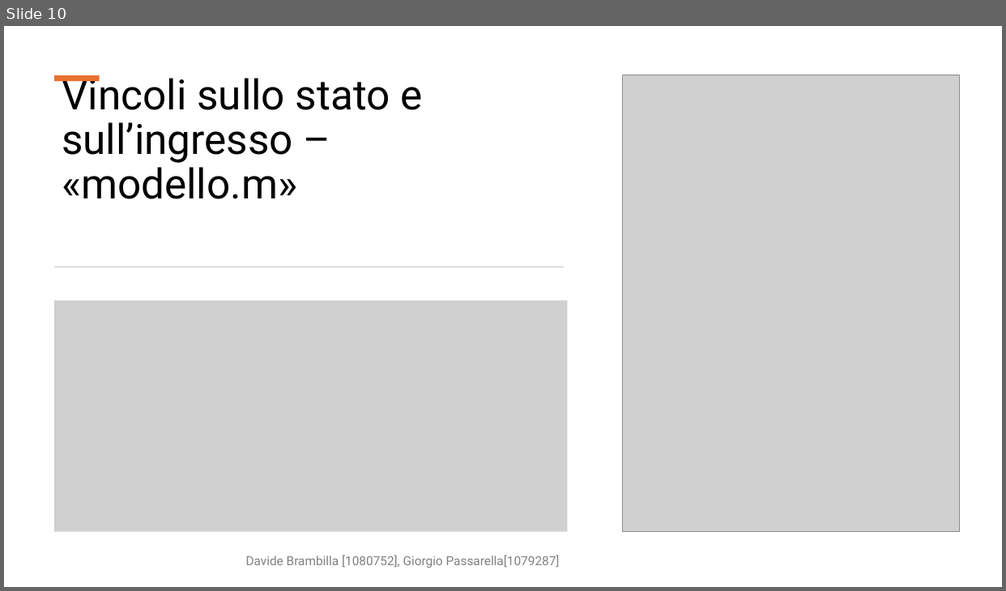
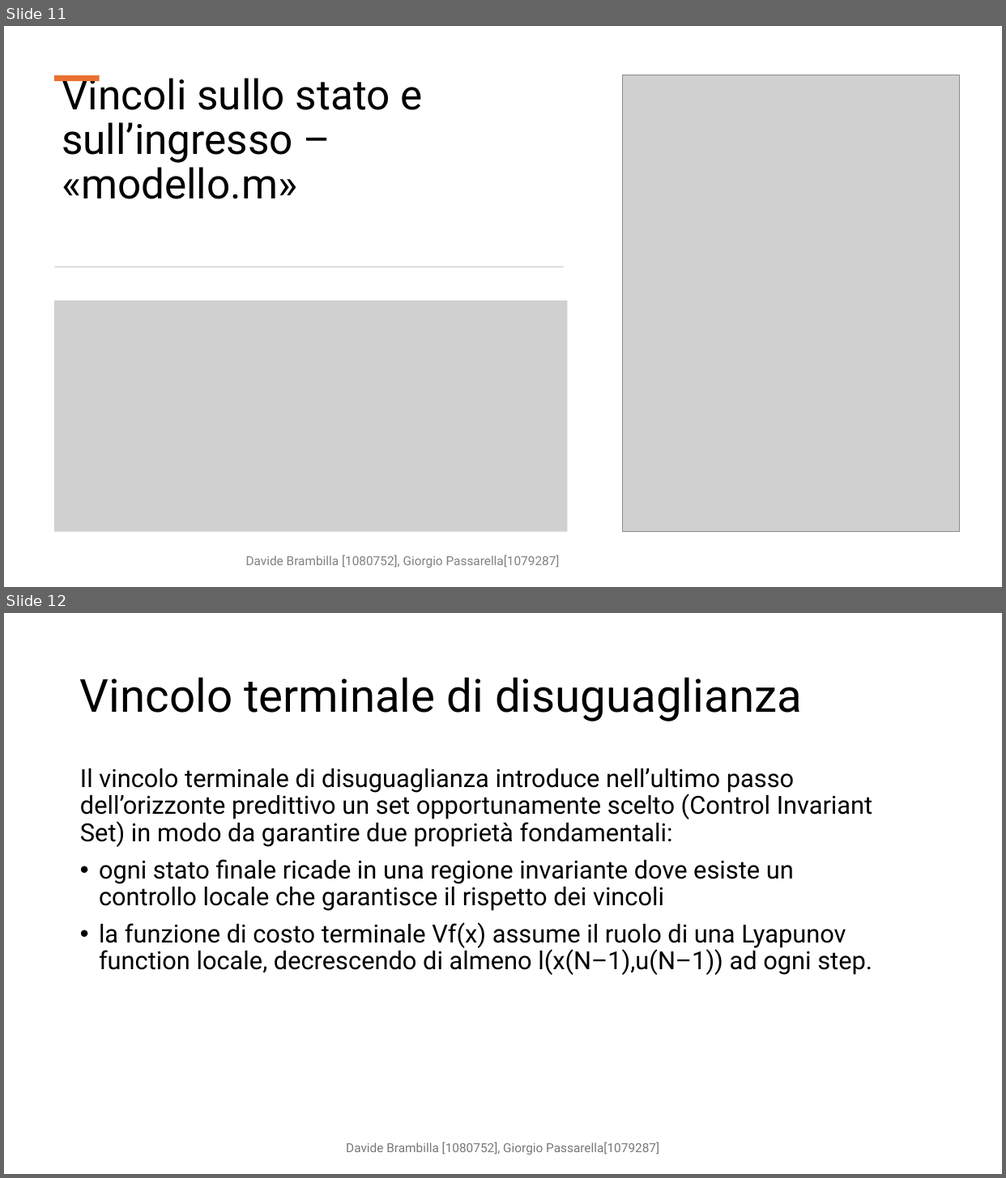
Before and after one commit to DavideBrambilla98/interconnectedTanksMPC, a slide deck: cam.pptx. Shown one above the other, each under a label of ours: slide 10 before the commit, slides 11 and 12 after it. The pictures are 1006x591 and 1006x1178 pixels, drawn with LibreOffice and Linux fonts; fonts in the diff are those of the drawing; grey boxes stand for pictures. Boxes give left, top, right and bottom in pixels: in the first picture for what was removed or moved away, otherwise in the second. Text is boxed around its words. In the diff, an @@ line names an element or a change of style, - is before the commit and + after.

Commit message:
update
aggiunto cis e n-step controllable set vincolo terminale disuguaglianza

```diff
--- a/cam.pptx
+++ b/cam.pptx
@@ slide 12 added at bbox=[4, 613, 1002, 1174], background #FFFFFF @@
@@ title added at bbox=[80, 677, 802, 722], 44 pt, text #000000 @@
+Vincolo terminale di disuguaglianza
@@ text added at bbox=[80, 769, 872, 975], 24 pt, text #000000 @@
+Il vincolo terminale di disuguaglianza introduce nell’ultimo passo dell’orizzonte predittivo un set opportunamente scelto (Control Invariant Set) in modo da garantire due proprietà fondamentali:
+• ogni stato finale ricade in una regione invariante dove esiste un controllo locale che garantisce il rispetto dei vincoli
+• la funzione di costo terminale Vf(x) assume il ruolo di una Lyapunov function locale, decrescendo di almeno l(x(N–1),u(N–1)) ad ogni step.
@@ text added at bbox=[346, 1142, 659, 1155], 12 pt, text #797979 @@
+Davide Brambilla [1080752], Giorgio Passarella[1079287]
@@ what was slide 10 is now slide 11 @@
```
Also in this commit, not shown: 4 other slides added, 1 other file.
